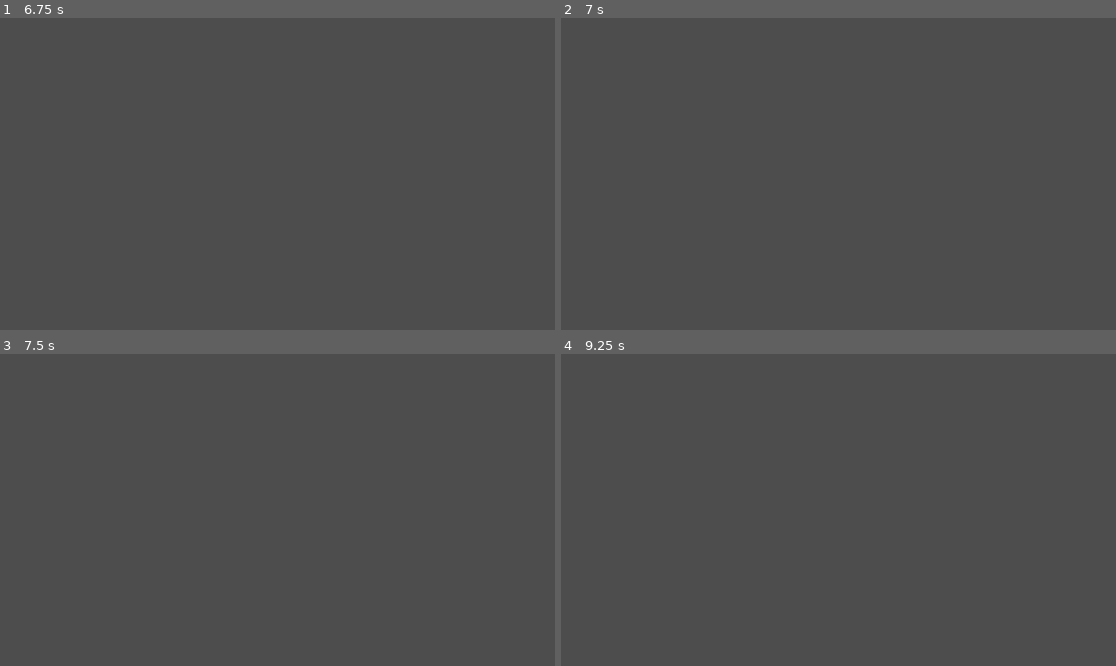
Above: before the commit, frames 1-4 (two rows, left to right).
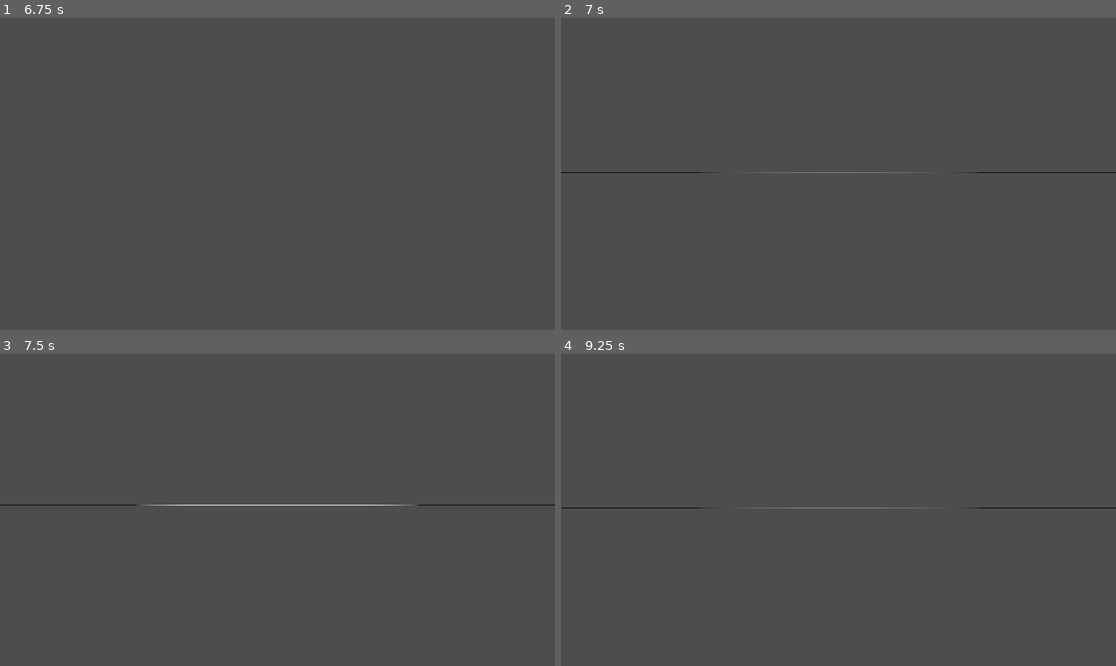
Above: after the commit, the same moments.

Repository: EvesTwisted/WorldHorror
Game: Godot game, scene res://scenes/ui/main_menu.tscn
Same seed, same stepped clock (60 frames per second), same inputs: the game is played once before the commit and once after it.
Inputs (mouse positions are in pixels of both pictures, inside the frame that each line leads up to):
- Up to frame 1 (6.75 s): click "START GAME" at 0.5 s; move the mouse to (305, 174) at 1.27 s; tap Enter at 2, 3.5, 5 s; move the mouse to (249, 174) at 2.02 s; tap Space at 2.75, 4.25, 5.75 s; move the mouse to (288, 167) at 2.77 s; move the mouse to (271, 180) at 3.52 s; move the mouse to (316, 177) at 4.27 s; move the mouse to (233, 170) at 5.02 s; move the mouse to (283, 174) at 5.77 s; move the mouse to (255, 167) at 6.52 s
- Up to frame 2 (7 s): no input
- Up to frame 3 (7.5 s): move the mouse to (305, 510) at 7.27 s
- Up to frame 4 (9.25 s): move the mouse to (810, 510) at 8.02 s; move the mouse to (849, 503) at 8.77 s

Frame 1 is identical in both runs. In frame 2, 0.2% of the frame differs, in the area x 0-100%, y 49-50%; in frame 3, 0.2%, in the area x 0-100%, y 48-49%; in frame 4, 0.2%.
Error in both runs: Invalid call. Nonexistent function 'is_action_just_pressed' in base 'InputEventMouseMotion'. (res://03_Actors/Player/player.gd:37)

Commit message:
fix: Replace placeholder mesh with CylinderMesh resource

Diff:
--- a/03_Actors/Player/Eve_Player.tscn
+++ b/03_Actors/Player/Eve_Player.tscn
@@ -2,14 +2,17 @@
 
 [ext_resource type="Script" path="res://03_Actors/Player/player.gd" id="1_script"]
 
-[sub_resource type="CapsuleMesh" id="CapsuleMesh_placeholder"]
+[sub_resource type="CylinderMesh" id="CylinderMesh_Body"]
+top_radius = 0.4
+bottom_radius = 0.4
+height = 1.8
 
 [node name="Eve_Player" type="CharacterBody3D"]
 script = ExtResource("1_script")
 
 [node name="PlaceholderMesh" type="MeshInstance3D" parent="."]
-transform = Transform3D(1, 0, 0, 0, 1, 0, 0, 0, 1, 0, 1, 0)
-mesh = SubResource("CapsuleMesh_placeholder")
+transform = Transform3D(1, 0, 0, 0, 1, 0, 0, 0, 1, 0, 0.9, 0)
+mesh = SubResource("CylinderMesh_Body")
 
 [node name="Head" type="Node3D" parent="."]
 transform = Transform3D(1, 0, 0, 0, 1, 0, 0, 0, 1, 0, 1.8, 0)
